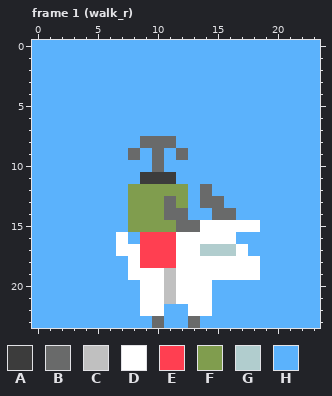
A pixel-art file gets an edit: .files/goat 12.aseprite. The picture above was drawn from the file before the commit.
24x24 pixels, 10 frames. Shown: frame 1 (walk_r).
Visible layers, top first: "goat", "grapple", "backpack", "bg".
Palette (. is transparent): A #3c3c3c  B #696a6a  C #c0c0c0  D #ffffff  E #ff3f51  F #809d4e  G #b1cdce  H #5bb2fc
Pixels before, frame 1 (walk_r), first column x 0:
 0 HHHHHHHHHHHHHHHHHHHHHHHH
 1 HHHHHHHHHHHHHHHHHHHHHHHH
 2 HHHHHHHHHHHHHHHHHHHHHHHH
 3 HHHHHHHHHHHHHHHHHHHHHHHH
 4 HHHHHHHHHHHHHHHHHHHHHHHH
 5 HHHHHHHHHHHHHHHHHHHHHHHH
 6 HHHHHHHHHHHHHHHHHHHHHHHH
 7 HHHHHHHHHHHHHHHHHHHHHHHH
 8 HHHHHHHHHBBBHHHHHHHHHHHH
 9 HHHHHHHHBHBHBHHHHHHHHHHH
10 HHHHHHHHHHBHHHHHHHHHHHHH
11 HHHHHHHHHAAAHHHHHHHHHHHH
12 HHHHHHHHFFFFFHBHHHHHHHHH
13 HHHHHHHHFFFBFHBBHHHHHHHH
14 HHHHHHHHFFFBBHHBBHHHHHHH
15 HHHHHHHHFFFFBBDDDDDHHHHH
16 HHHHHHHDHEEEDDDDDHHHHHHH
17 HHHHHHHDDEEEDDGGGDHHHHHH
18 HHHHHHHHDEEEDDDDDDDHHHHH
19 HHHHHHHHDDDCDDDDDDDHHHHH
20 HHHHHHHHHDDCDDDHHHHHHHHH
21 HHHHHHHHHDDCDDDHHHHHHHHH
22 HHHHHHHHHDDHHDDHHHHHHHHH
23 HHHHHHHHHHBHHBHHHHHHHHHH
Once edited:
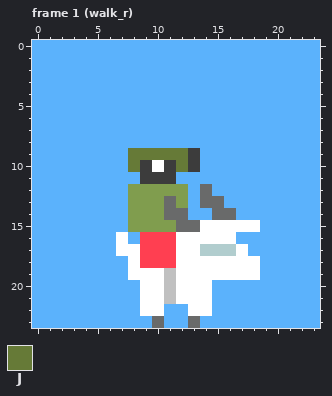
Colours new in this view: J #667a37
What changed:
Frame 1 (walk_r), layer "grapple":
Colour A replaces colour H in row 9 at x 13; in row 10 at x 9, 11 and 13.
Colour D replaces colour B in row 10 at x 10.
Colour H replaces colour B in row 8 at x 9 to 11.
Colour J replaces colour B in row 9 at x 8, 10 and 12.
Colour J replaces colour H in row 9 at x 9 and 11; in row 10 at x 8 and 12.
Where, in picture pixels (left, top, right, bottom), the same in both pictures:
changed: (128, 136, 200, 172)
